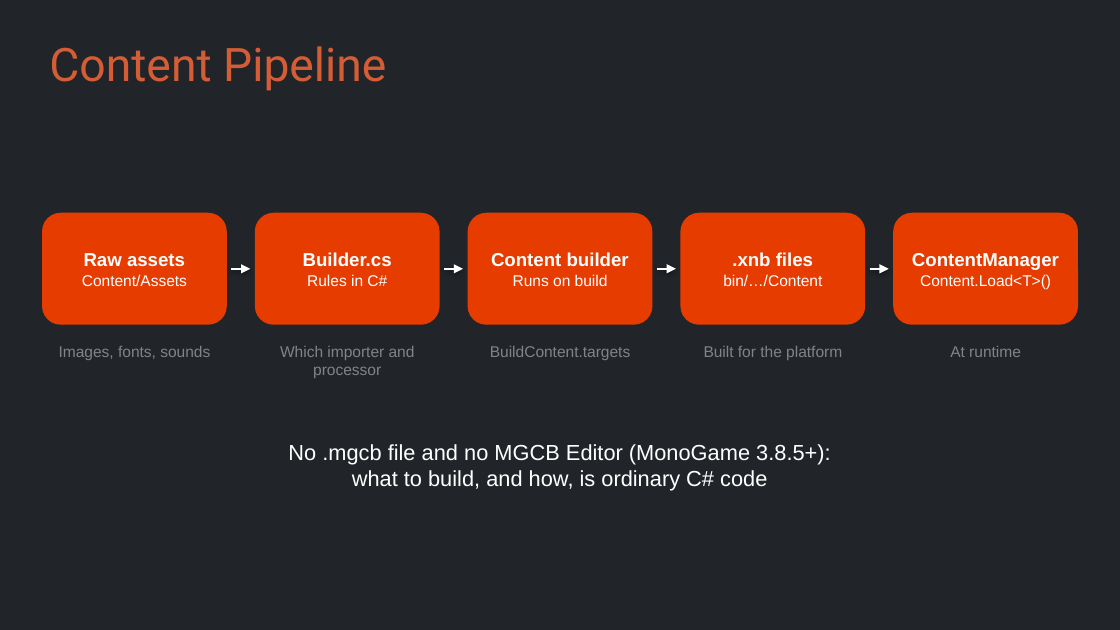
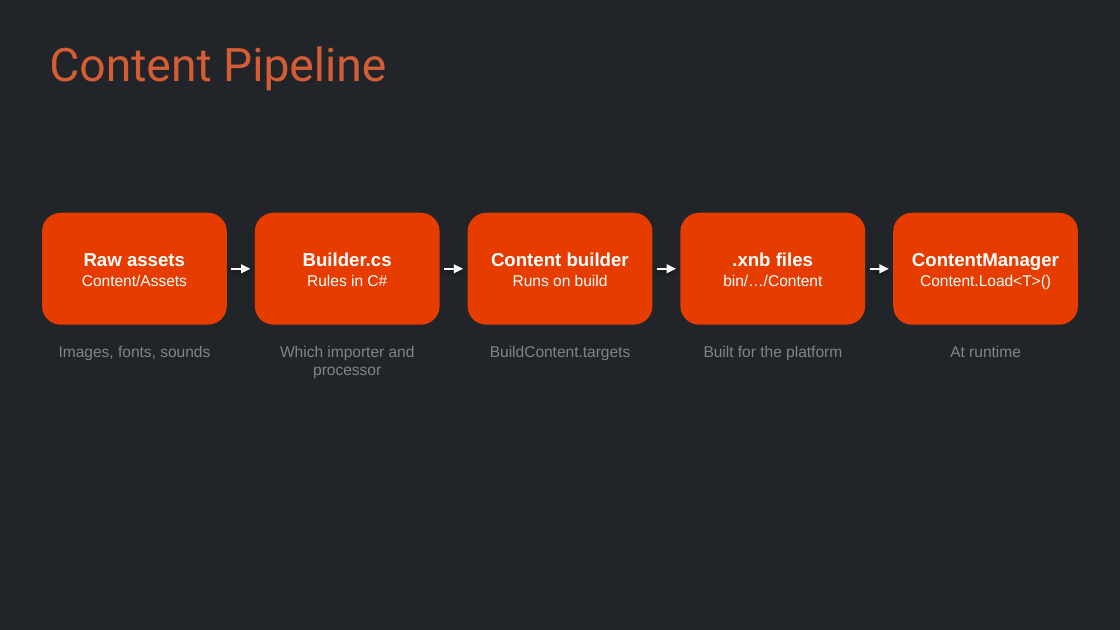
Before and after one commit to Metamate/gar, a slide deck: slide 21 of slides/01 Pong.pptx. Drawn at 1120x630 pixels with LibreOffice and Linux fonts; fonts in the diff are those of the drawing. Boxes give left, top, right and bottom in pixels: in the first picture for what was removed or moved away, otherwise in the second. Text is boxed around its words. In the diff, an @@ line names an element or a change of style, - is before the commit and + after.

```diff
--- a/slides/01 Pong.pptx
+++ b/slides/01 Pong.pptx
@@ text removed at (288, 444, 831, 491) @@
-No .mgcb file and no MGCB Editor (MonoGame 3.8.5+):
-what to build, and how, is ordinary C# code
```
Also in this commit, not shown: 1 other slide changed.
